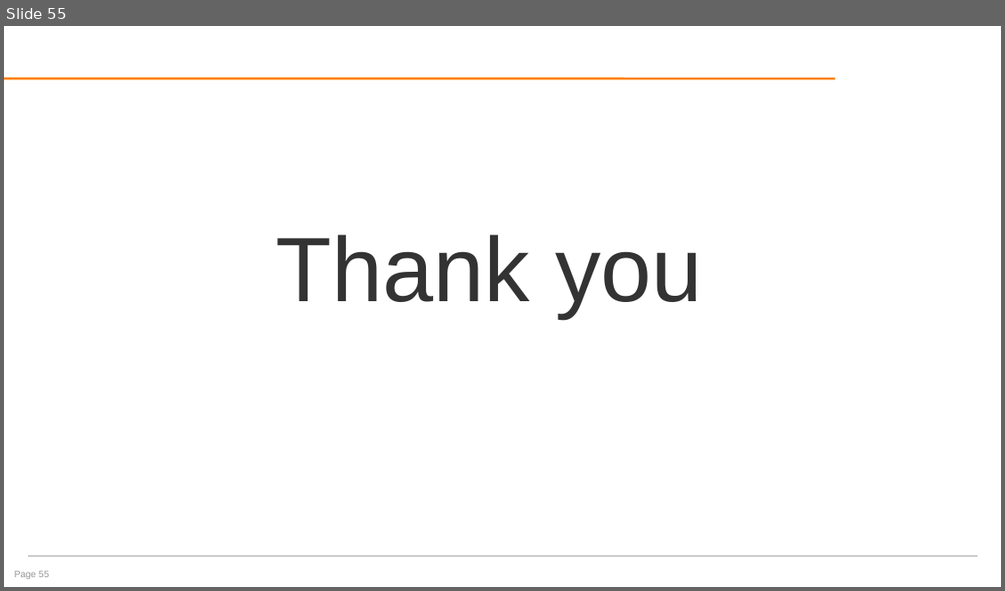
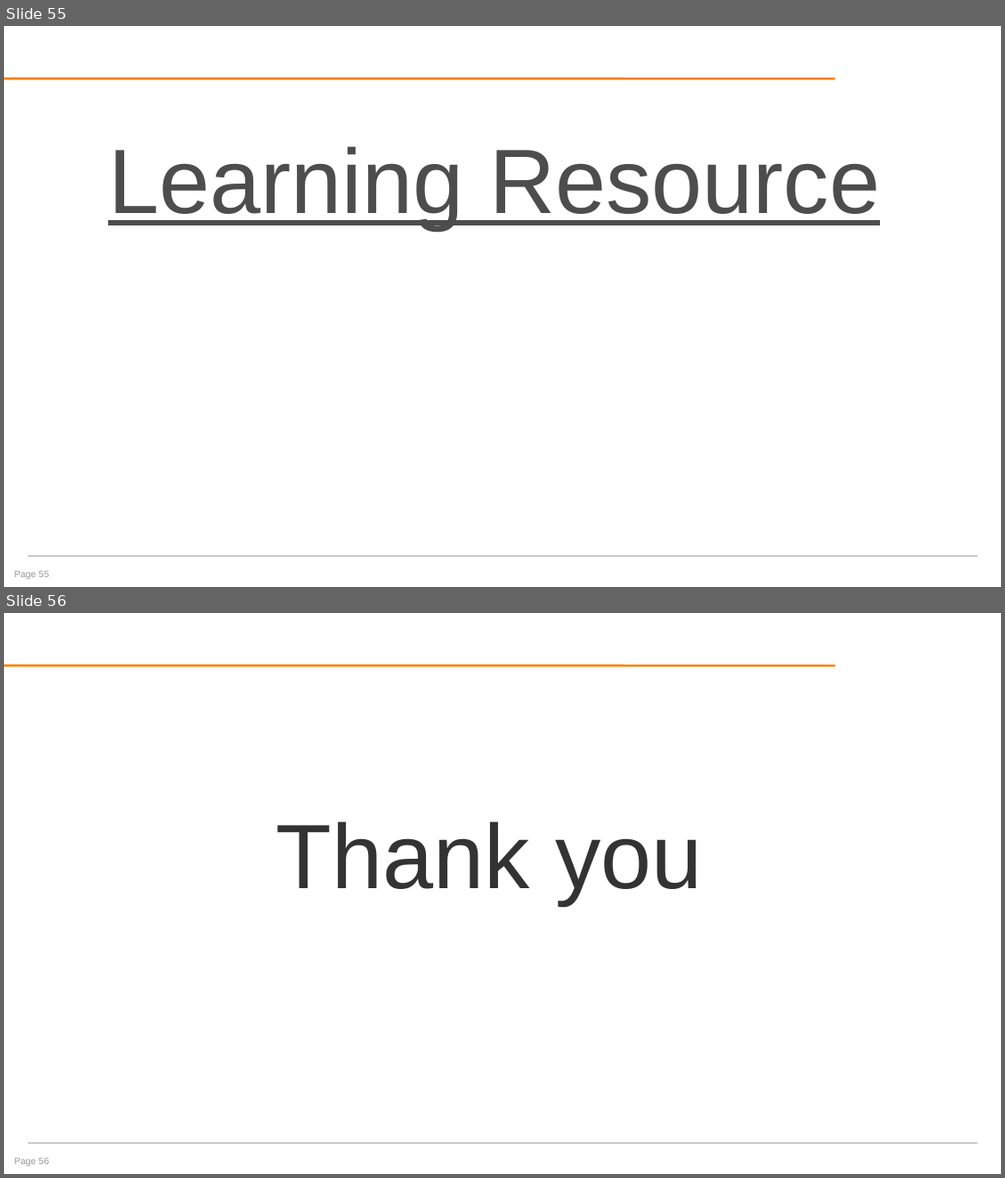
Before and after one commit to gayle08/PG-DIOT-September-2022, a slide deck: CAN/CAN.pptx. Shown one above the other, each under a label of ours: slide 55 before the commit, slides 55 and 56 after it. The pictures are 1005x591 and 1005x1178 pixels, drawn with LibreOffice and Linux fonts; fonts in the diff are those of the drawing; background and template pictures are left out. Boxes give left, top, right and bottom in pixels: in the first picture for what was removed or moved away, otherwise in the second. Text is boxed around its words. In the diff, an @@ line names an element or a change of style, - is before the commit and + after.

```diff
--- a/CAN/CAN.pptx
+++ b/CAN/CAN.pptx
@@ slide 55 added at (4,26,1001,587), background #FFFFFF; not listed: 2 template elements that a slide beside it also shows @@
@@ text added at (108,146,880,230), 88 pt, text #4D4D4D, underline @@
+Learning Resource
@@ page number added at (15,571,49,579), 9 pt, text #969696 @@
+Page 55
@@ what was slide 55 is now slide 56 @@
```
Also in this commit, not shown: 3 slides changed.
